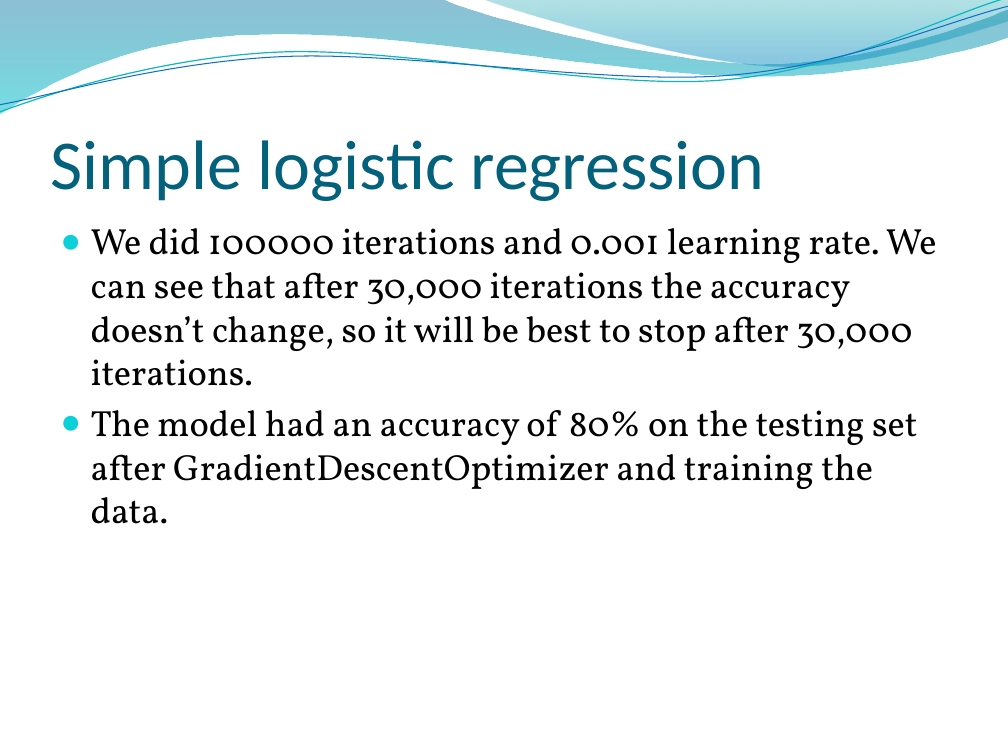
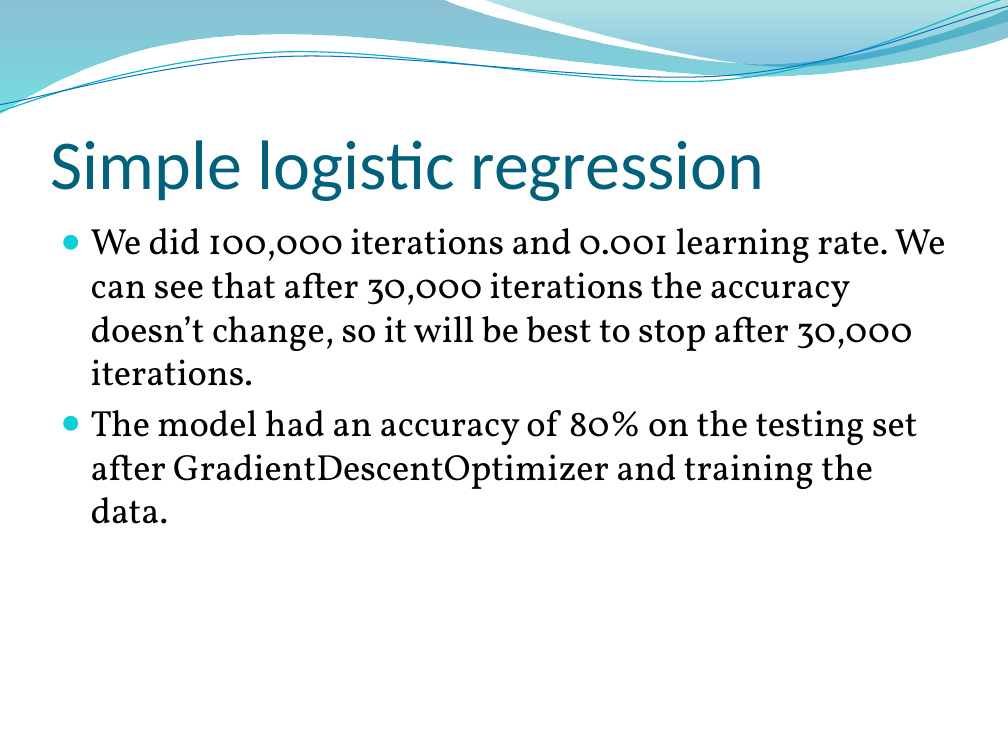
Before and after one commit to almogun9963/deep-learning-, a slide deck: slide 5 of Survival of Titanic Passengers.pptx. Drawn at 1008x756 pixels with LibreOffice and Linux fonts; fonts in the diff are those of the drawing; background and template pictures are left out. Boxes give left, top, right and bottom in pixels: in the first picture for what was removed or moved away, otherwise in the second. Text is boxed around its words. In the diff, an @@ line names an element or a change of style, - is before the commit and + after.

```diff
--- a/Survival of Titanic Passengers.pptx
+++ b/Survival of Titanic Passengers.pptx
@@ text at <box>91,228,946,386</box>: text changed @@
-● We did 100000 iterations and 0.001 learning rate. We can see that after 30,000 iterations the accuracy doesn’t change, so it will be best to stop after 30,000 iterations.
+● We did 100,000 iterations and 0.001 learning rate. We can see that after 30,000 iterations the accuracy doesn’t change, so it will be best to stop after 30,000 iterations.
```
Also in this commit, not shown: 3 other slides changed.
